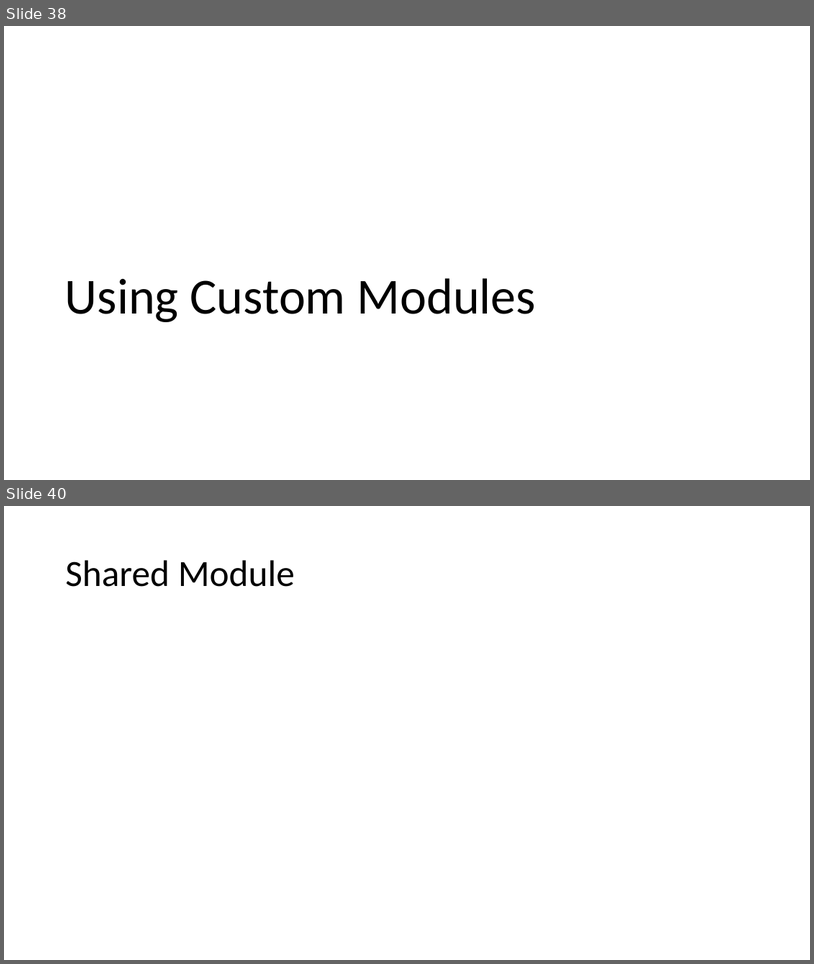
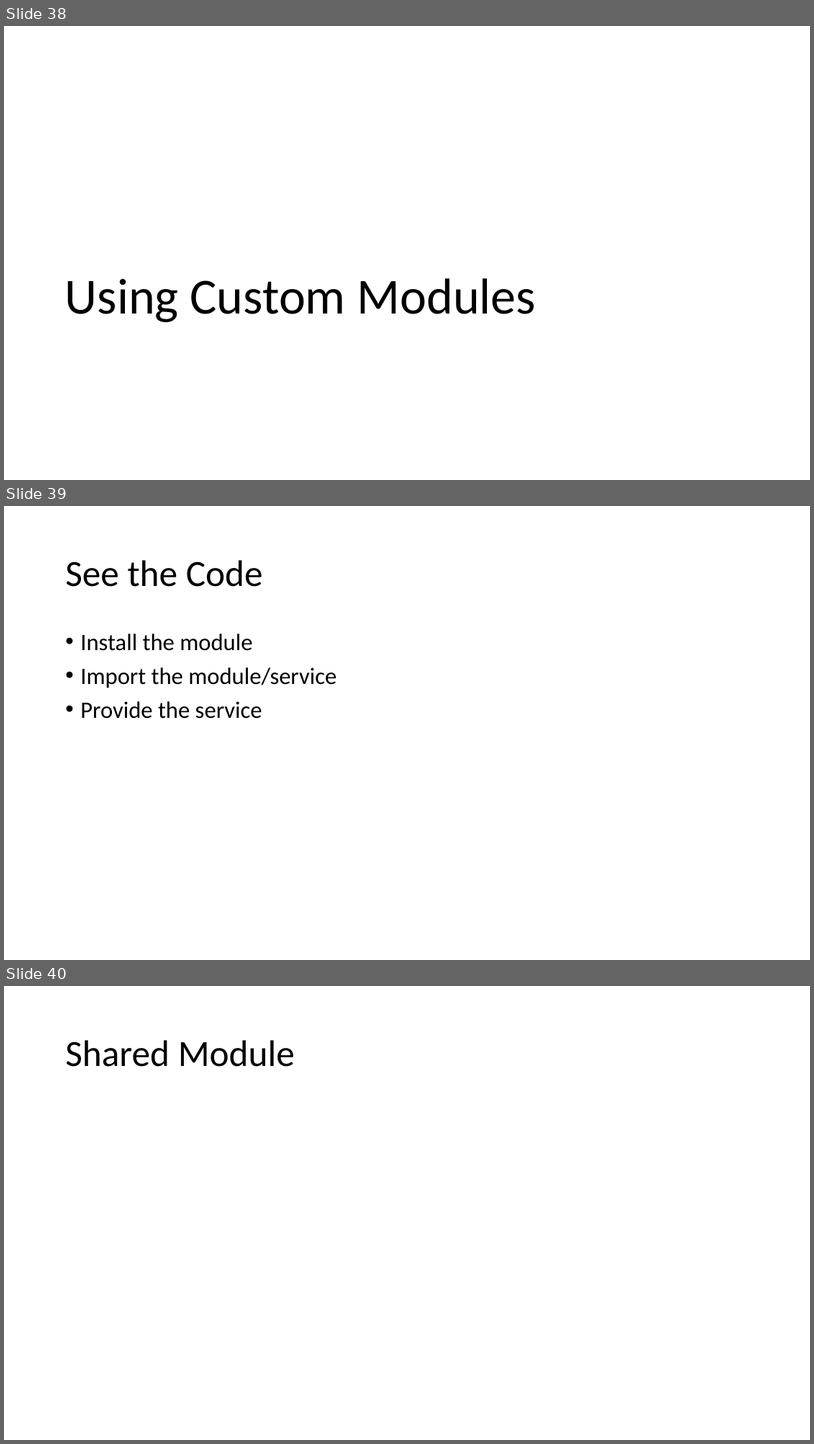
Before and after one commit to buildmotion/custom-angular-modules, a slide deck: presentation/custom-angular-modules.pptx. Shown one above the other, each under a label of ours: slides 38 and 40 before the commit, slides 38, 39 and 40 after it; the slides between them are not shown. The pictures are 814x964 and 814x1444 pixels, drawn with LibreOffice and Linux fonts; fonts in the diff are those of the drawing. Boxes give left, top, right and bottom in pixels: in the first picture for what was removed or moved away, otherwise in the second. Text is boxed around its words. In the diff, an @@ line names an element or a change of style, - is before the commit and + after.

```diff
--- a/presentation/custom-angular-modules.pptx
+++ b/presentation/custom-angular-modules.pptx
@@ slide 39 added at [4,506,810,960], background #FFFFFF @@
@@ title added at [65,560,263,587], 44 pt, text #000000 @@
+See the Code
@@ text added at [80,633,337,718], 28 pt, text #000000 @@
+• Install the module
+• Import the module/service
+• Provide the service
```
Also in this commit, not shown: 1 slide removed, 3 other files.
